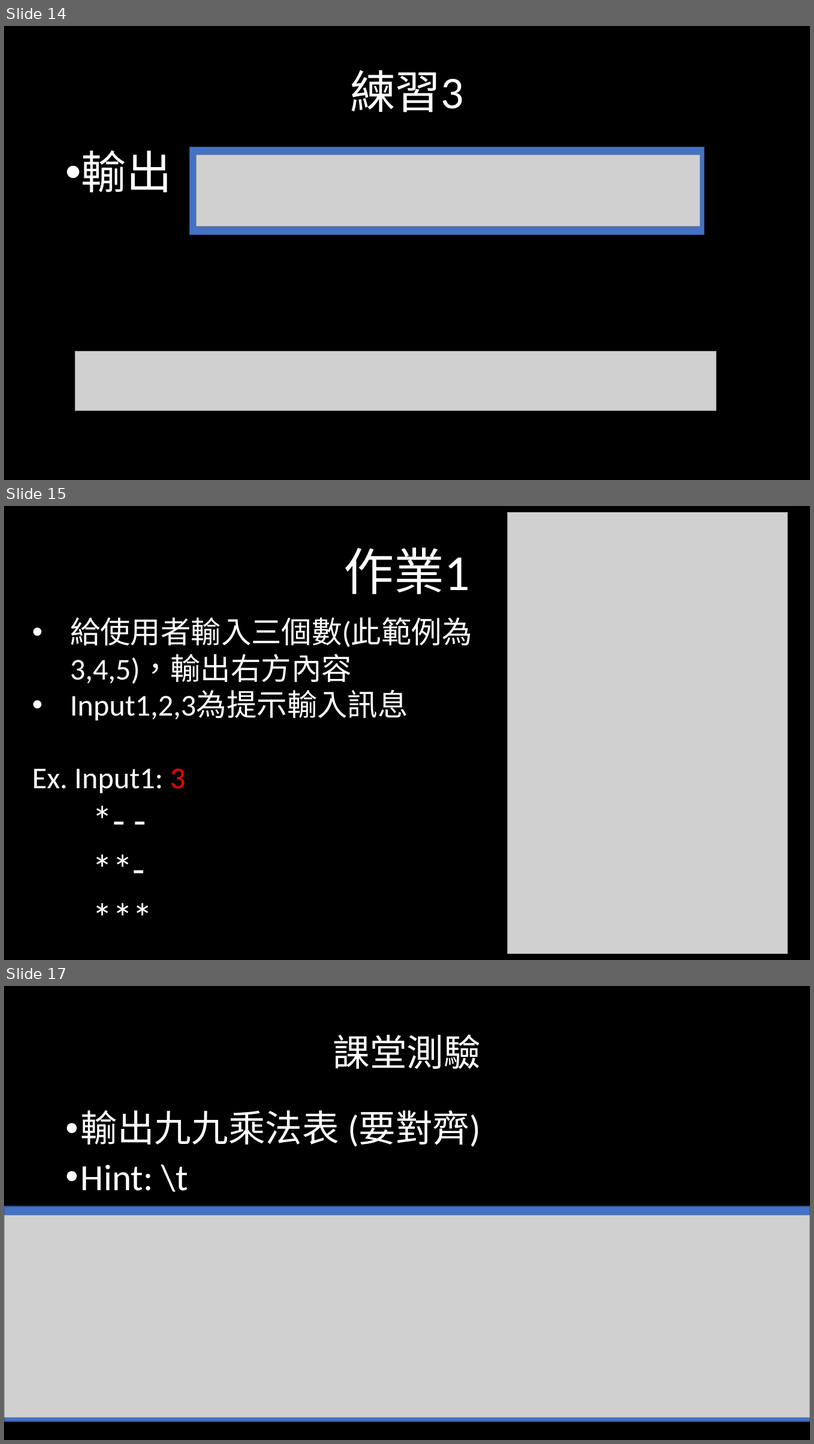
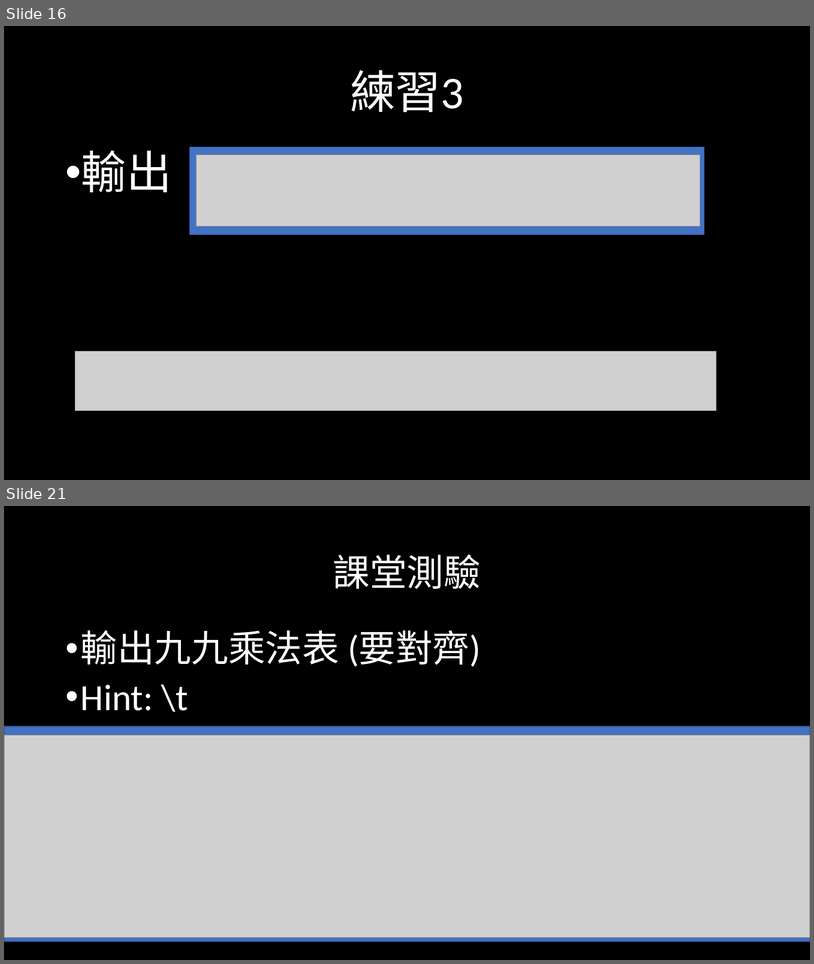
Before and after one commit to weermark/class, a slide deck: practical class/class_ppt/程一實習0303.pptx. Shown one above the other, each under a label of ours: slides 14, 15 and 17 before the commit, slides 16 and 21 after it; the slides between them are not shown. The pictures are 814x1444 and 814x964 pixels, drawn with LibreOffice and Linux fonts; fonts in the diff are those of the drawing; grey boxes stand for pictures. Boxes give left, top, right and bottom in pixels: in the first picture for what was removed or moved away, otherwise in the second. Text is boxed around its words. In the diff, an @@ line names an element or a change of style, - is before the commit and + after.

```diff
--- a/practical class/class_ppt/程一實習0303.pptx
+++ b/practical class/class_ppt/程一實習0303.pptx
@@ slide 15 removed at [4,506,810,960], background #000000 @@
@@ picture removed at [508,512,788,954] @@
@@ title removed at [344,547,470,594] @@
-作業1
@@ text removed at [32,617,472,793] @@
-• 給使用者輸入三個數(此範例為3,4,5)，輸出右方內容
-• Input1,2,3為提示輸入訊息
-Ex. Input1: 3
-*- -
-**-
-***
@@ what was slide 14 is now slide 16 @@
@@ what was slide 17 is now slide 21 @@
```
Also in this commit, not shown: 1 slide changed, 5 slides added, 2 other files.
